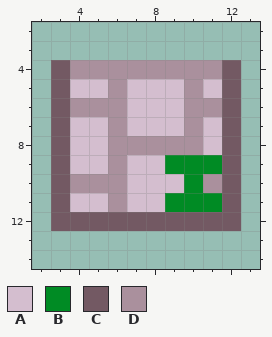
Two versions of one pixel-art sprite, branches/Grafics_Under_Development/madtulip/materials/racial/floran/madtulip_floran_detail_icon.png. Above: the version before the commit.
The file is 16x16 pixels. Shown: x 2..13, y 2..14.
Palette (. is transparent): A #d4becf  B #008b24  C #735963  D #aa909d
Now the later version:
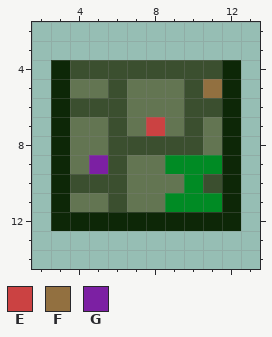
Colours new in this view: E #cb4242  F #927040  G #7c20a3
What changed:
@@ palette @@
-A #d4becf
+A #637552
-C #735963
+C #0d2707
-D #aa909d
+D #3b4f2f
@@ x 2..13 @@
  4 .CDDDDDDDDC.
- 5 .CAADAAADAC.
+ 5 .CAADAAADFC.
  6 .CDDDAAADDC.
- 7 .CAADAAADAC.
+ 7 .CAADAEADAC.
  8 .CAADDDDDAC.
- 9 .CAADAABBBC.
+ 9 .CAGDAABBBC.
 10 .CDDDAAABDC.
